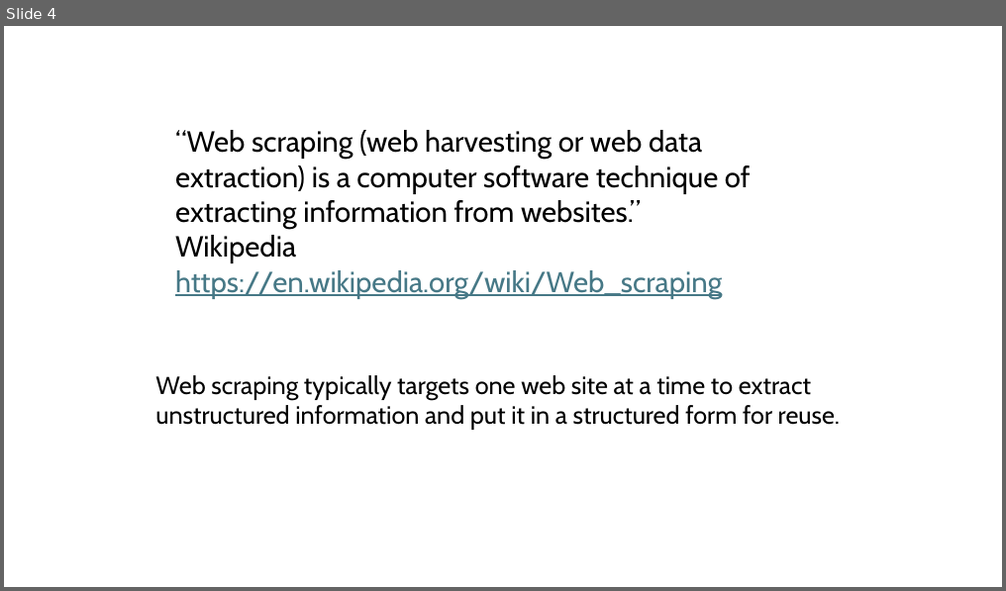
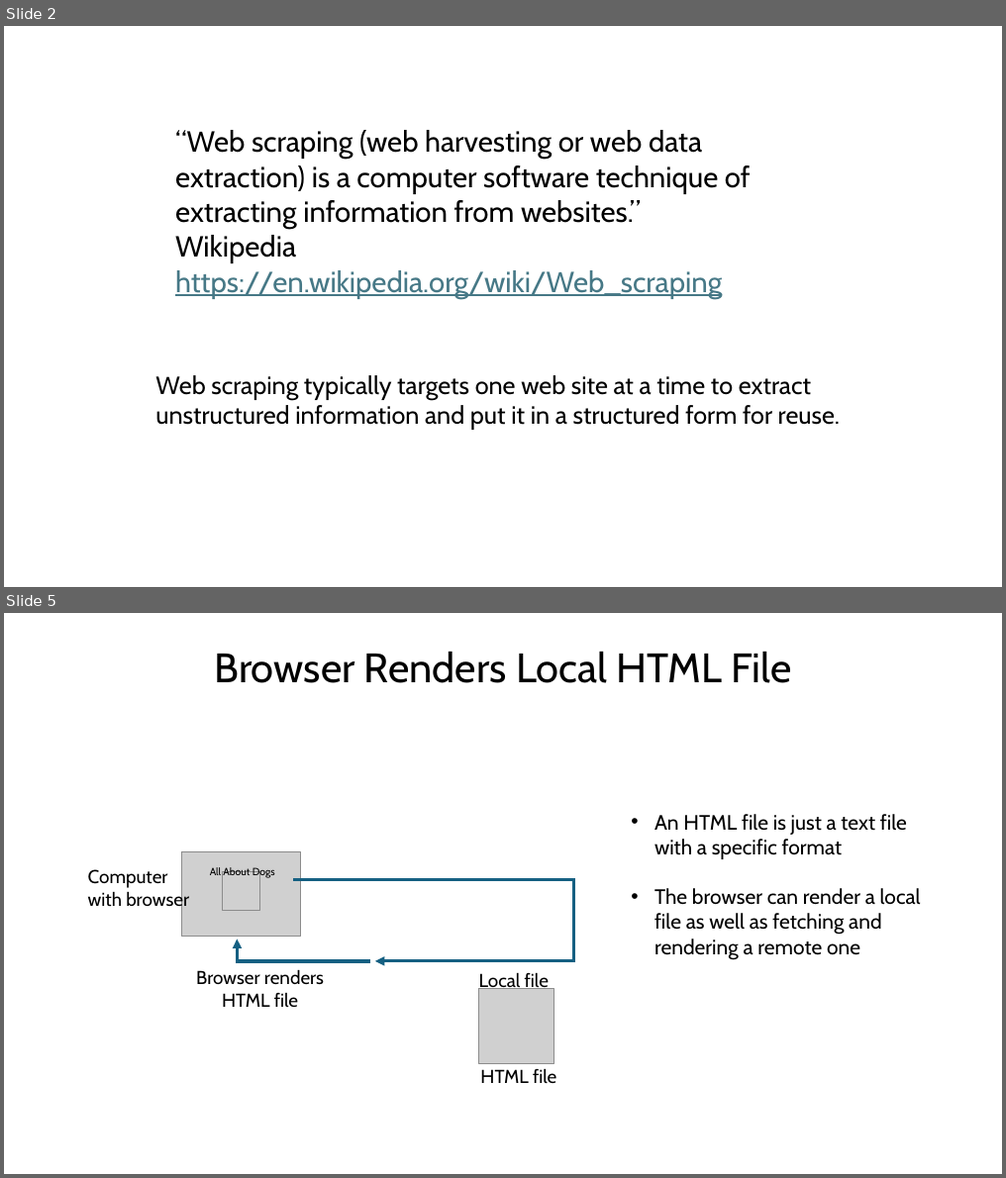
Before and after one commit to bham-carpentries/bham-introduction-to-webscraping, a slide deck: instructors/Introduction to Web Scraping.pptx. Shown one above the other, each under a label of ours: slide 4 before the commit, slides 2 and 5 after it; the slides between them are not shown. The pictures are 1006x591 and 1006x1178 pixels, drawn with LibreOffice and Linux fonts; fonts in the diff are those of the drawing; grey boxes stand for pictures. Boxes give left, top, right and bottom in pixels: in the first picture for what was removed or moved away, otherwise in the second. Text is boxed around its words. In the diff, an @@ line names an element or a change of style, - is before the commit and + after.

```diff
--- a/instructors/Introduction to Web Scraping.pptx
+++ b/instructors/Introduction to Web Scraping.pptx
@@ slide 5 added at [4,613,1002,1174], background #FFFFFF @@
@@ title added at [215,651,791,683], 39.6 pt, text #000000 @@
+Browser Renders Local HTML File
@@ text added at [654,814,921,960], 20 pt, text #000000 @@
+• An HTML file is just a text file with a specific format
+• The browser can render a local file as well as fetching and rendering a remote one
@@ text added at [88,869,189,911], 18 pt, text #000000 @@
+Computer with browser
@@ picture added at [181,852,300,937] @@
@@ text added at [210,867,275,878], 10 pt, text #000000 @@
+All About Dogs
@@ picture added at [222,872,260,910] @@
@@ elbow arrow added from (293, 879) to (375, 961), #156082 3 pt @@
@@ elbow arrow added from (371, 961) to (237, 940), #156082 3 pt @@
@@ text added at [196,969,324,1008], 18 pt, text #000000 @@
+Browser renders HTML file
@@ picture added at [478,989,553,1063] @@
@@ text added at [479,973,548,992], 18 pt, text #000000 @@
+Local file
@@ text added at [480,1068,556,1083], 18 pt, text #000000 @@
+HTML file
@@ what was slide 4 is now slide 2 @@
```
Also in this commit, not shown: 6 slides changed, 9 other slides added, 2 slides removed, 3 other files.
